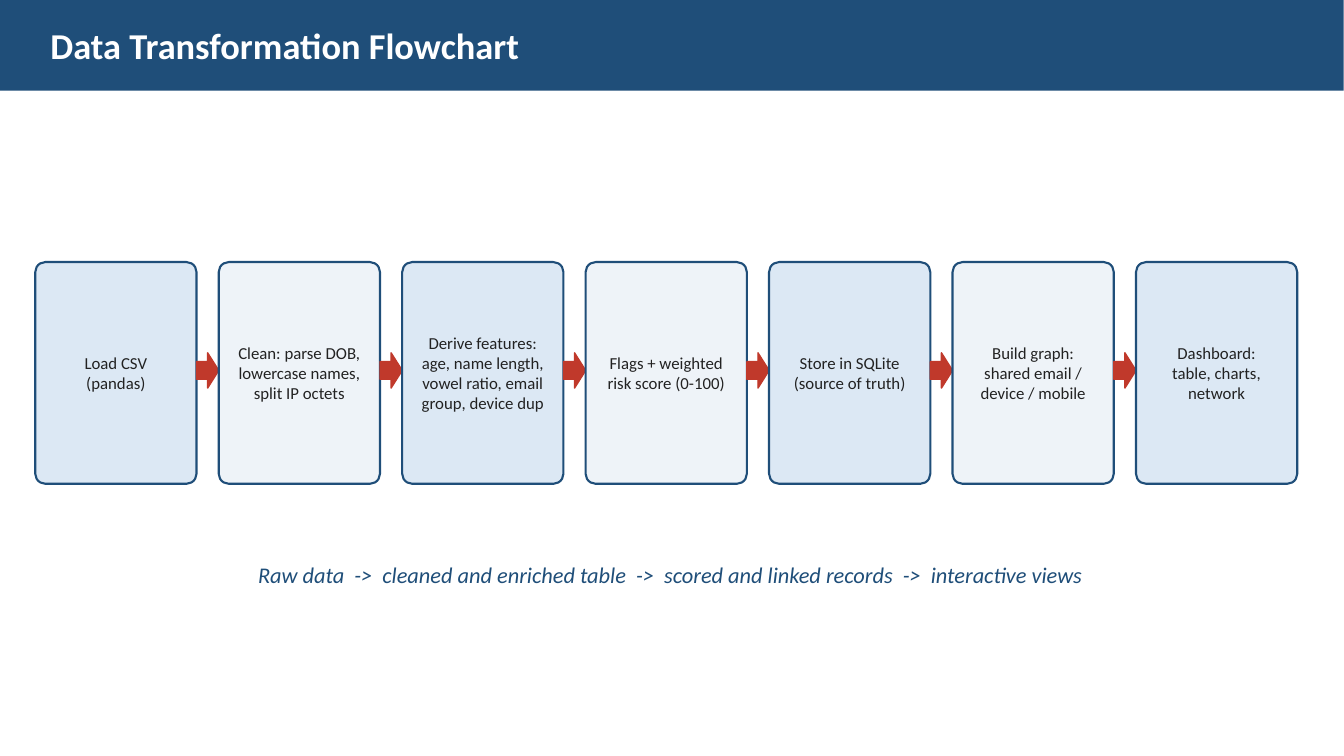
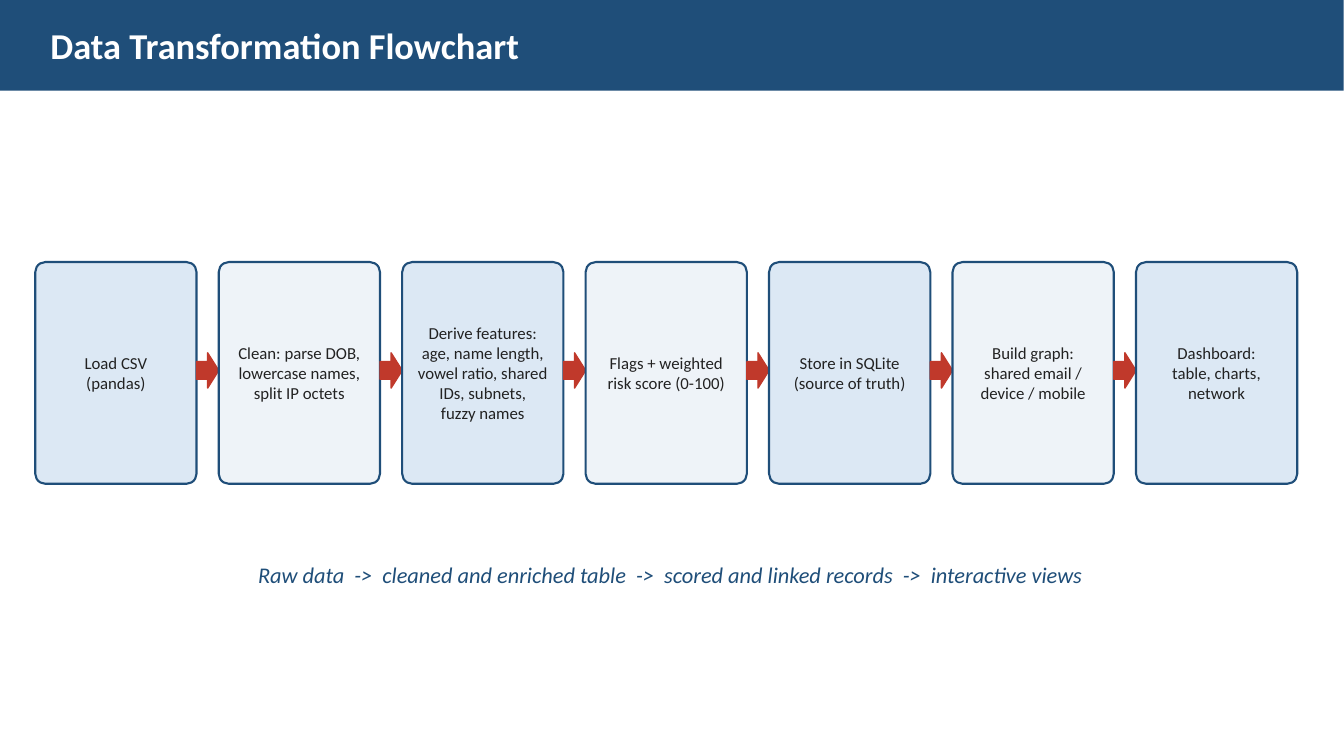
Before and after one commit to DLiu7/FraudGuard, a slide deck: slide 7 of PromoGuard_Stage1_Supplement.pptx. Drawn at 1344x756 pixels with LibreOffice and Linux fonts; fonts in the diff are those of the drawing. Boxes give left, top, right and bottom in pixels: in the first picture for what was removed or moved away, otherwise in the second. Text is boxed around its words. In the diff, an @@ line names an element or a change of style, - is before the commit and + after.

```diff
--- a/PromoGuard_Stage1_Supplement.pptx
+++ b/PromoGuard_Stage1_Supplement.pptx
@@ text at <box>418,367,547,422</box>: text changed @@
-vowel ratio, email
-group, device dup
+vowel ratio, shared
+IDs, subnets,
+fuzzy names
```
Also in this commit, not shown: 7 other slides changed, 1 slide added.
